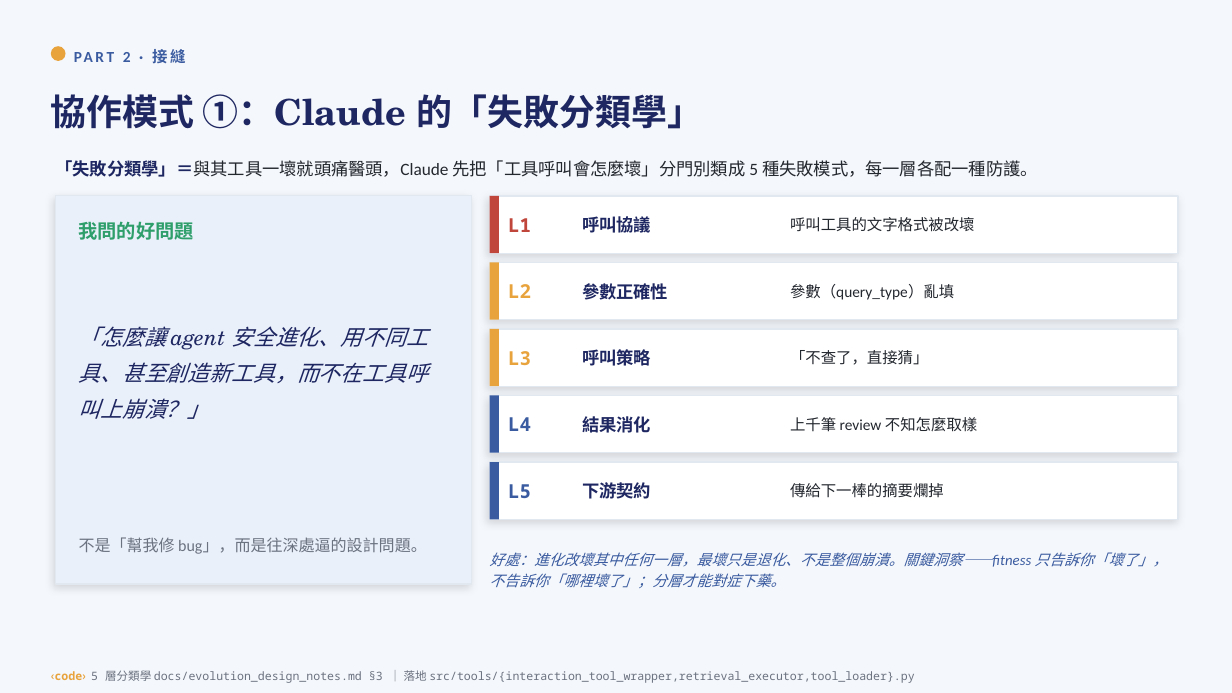
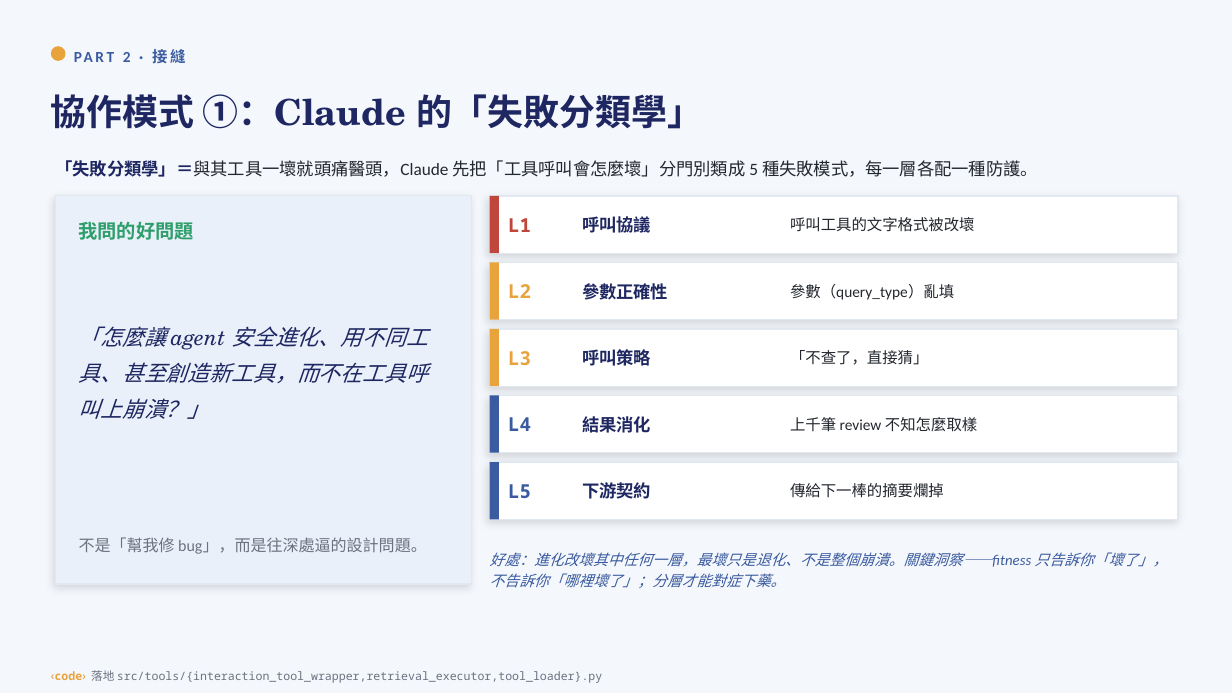
Before and after one commit to yuchieh/AgentSocietyChallenge_OpenEvolve, a slide deck: slide 10 of docs/slides/人AI進化_整合教學投影片.pptx. Drawn at 1232x693 pixels with LibreOffice and Linux fonts; fonts in the diff are those of the drawing. Boxes give left, top, right and bottom in pixels: in the first picture for what was removed or moved away, otherwise in the second. Text is boxed around its words. In the diff, an @@ line names an element or a change of style, - is before the commit and + after.

```diff
--- a/docs/slides/人AI進化_整合教學投影片.pptx
+++ b/docs/slides/人AI進化_整合教學投影片.pptx
@@ text at [51, 670, 602, 683]: text changed @@
-‹code› 5 層分類學 docs/evolution_design_notes.md §3 ｜ 落地 src/tools/{interaction_tool_wrapper,retrieval_executor,tool_loader}.py
+‹code› 落地 src/tools/{interaction_tool_wrapper,retrieval_executor,tool_loader}.py
```
Also in this commit, not shown: 10 other slides changed, 1 other file.
